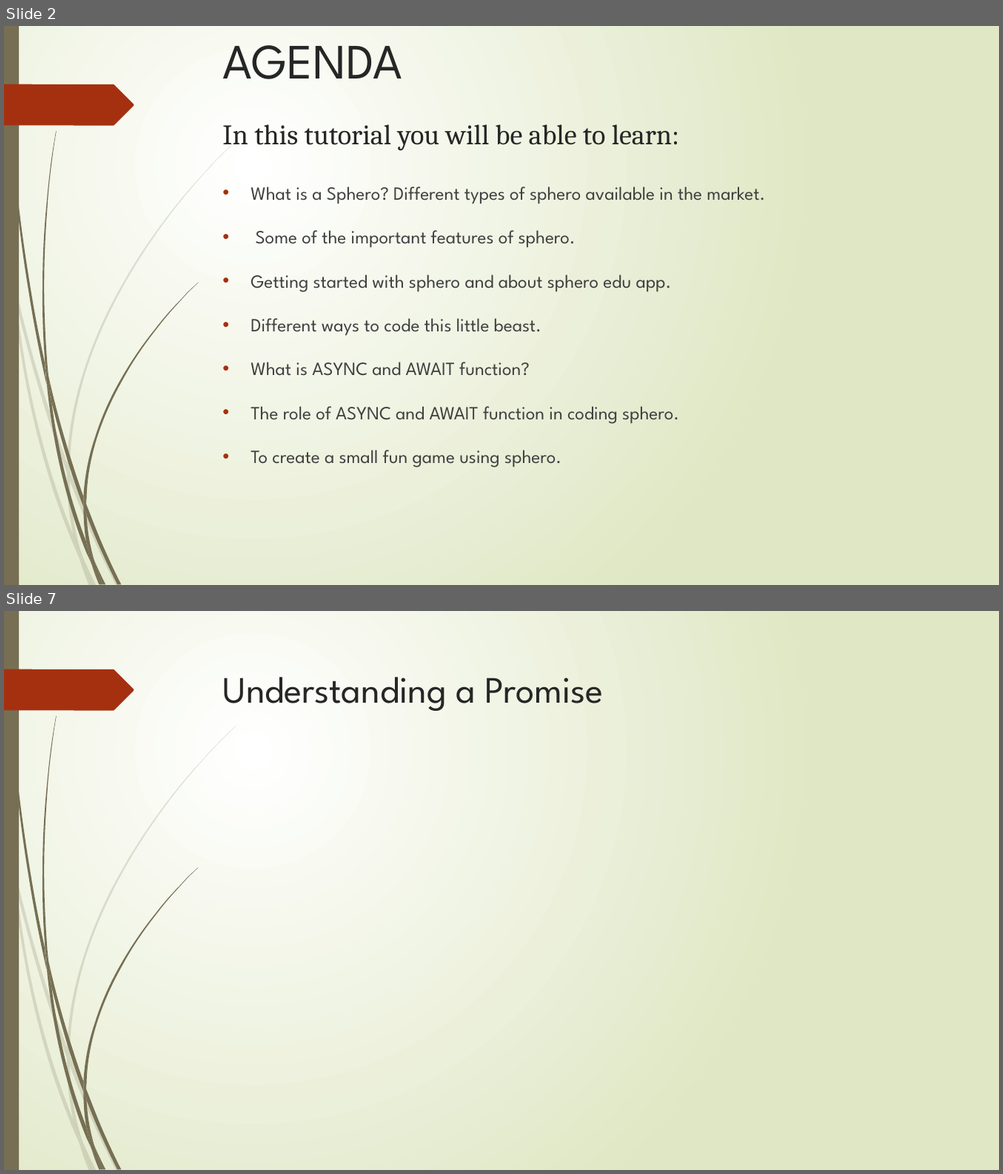
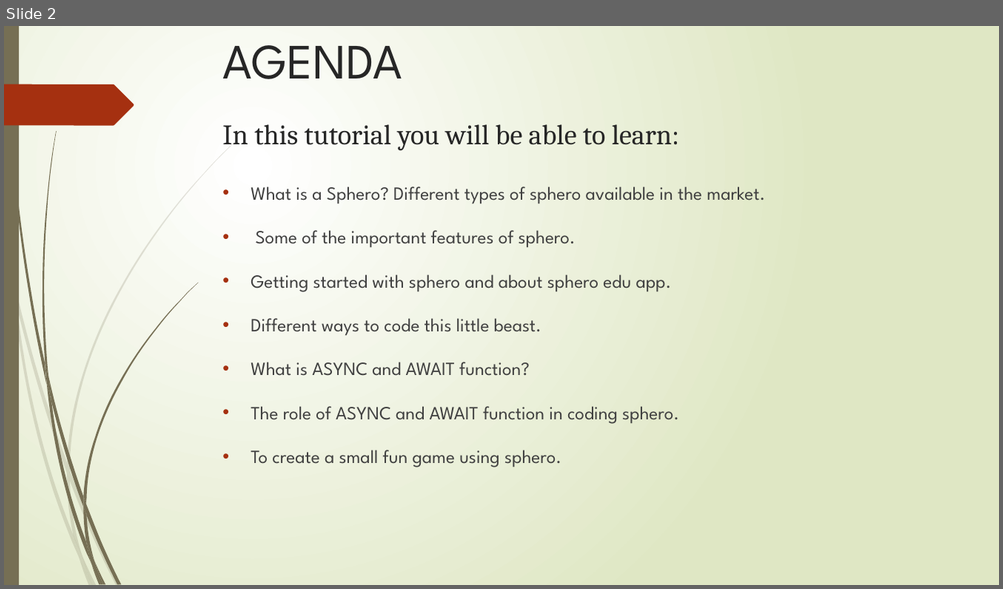
Before and after one commit to AnkitPrakash687/sphero_tutorial, a slide deck: SPHERO.pptx. Shown one above the other, each under a label of ours: slides 2 and 7 before the commit, slide 2 after it; the slides between them are not shown. The pictures are 1003x1174 and 1003x589 pixels, drawn with LibreOffice and Linux fonts; fonts in the diff are those of the drawing. Boxes give left, top, right and bottom in pixels: in the first picture for what was removed or moved away, otherwise in the second. Text is boxed around its words. In the diff, an @@ line names an element or a change of style, - is before the commit and + after.

```diff
--- a/SPHERO.pptx
+++ b/SPHERO.pptx
@@ slide 7 removed at (x1=4, y1=611, x2=999, y2=1170), background gradient #FFFFFF to #DFE8C4; not listed: 24 template elements that a slide beside it also shows @@
@@ title removed at (x1=223, y1=677, x2=603, y2=711) @@
-Understanding a Promise
```
Also in this commit, not shown: 4 slides changed, 6 slides added, 1 other slide removed.
